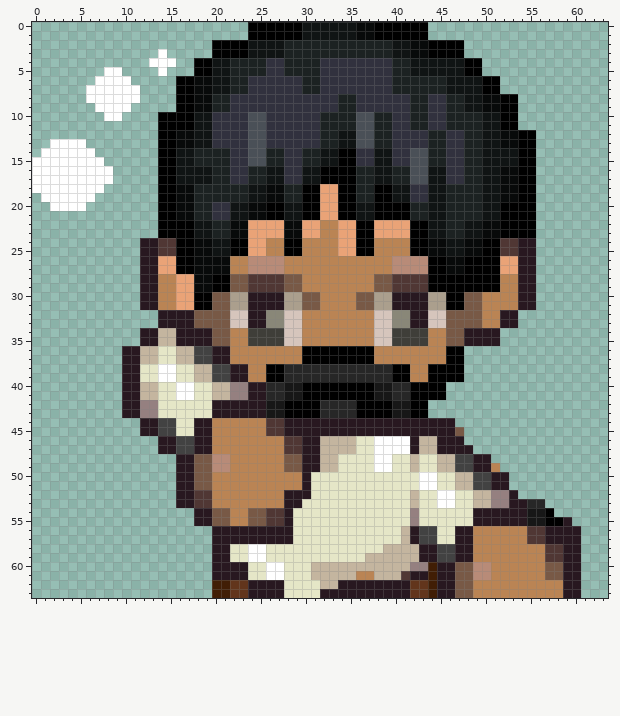
Edited in one commit: pixel-art sprite (game/assets/actors/portraits/Philippos_large_awake_thinking.png). That is the earlier state.
The file is 64x64 pixels. Colours within 5 levels of each other are drawn and written as one.
After the commit:
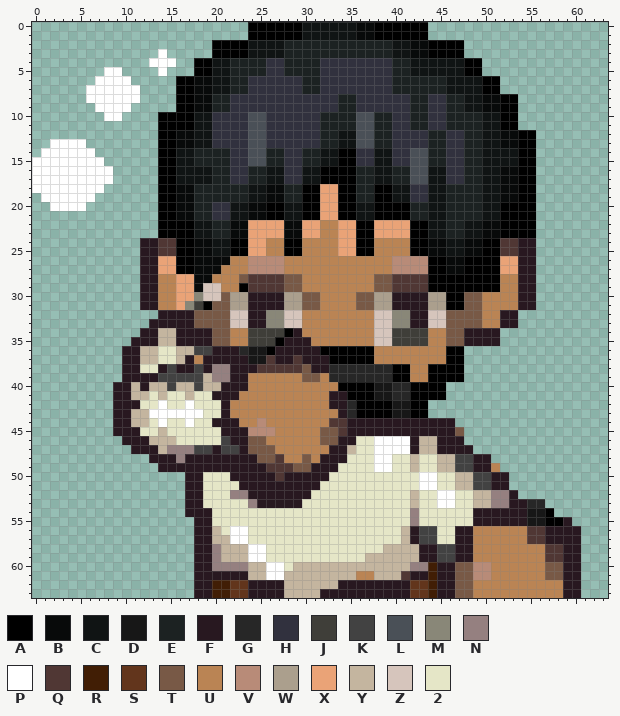
Palette (. is transparent): A #000000  B #080a0a  C #101414  D #171717  E #1c2222  F #281820  G #272727  H #31313e  J #3f3e39  K #424242  L #4a5057  M #898778  N #958080  P #ffffff  Q #503734  R #411e05  S #62351c  T #785946  U #ba8454  V #b88b78  W #ab9f8d  X #eaa377  Y #c4b59f  Z #d6c5bc  2 #e5e6c7
What changed:
@@ x 7..37 @@
 26 .....FFXXAABBBBUUVVVVUUUUUUUUUU
-27 .....FFXXAABBBBUUVVVVUUUUUUUUUU
-28 .....FFUUXXBBAATTQQQQTTUUUUUUUU
-29 .....FFUUXXBBAATTQQQQTTUUUUUUUU
-30 .....FFUUXXAATTWWFFFFWWTTUUUUTT
-31 .....FFUUXXAATTWWFFFFWWTTUUUUTT
+27 .....FFXXAABBBUUUVVVVUUUUUUUUUU
+28 .....FFUUXXBBUUUTQQQQTTUUUUUUUU
+29 .....FFUUXXBZZUUAQQQQTTUUUUUUUU
+30 .....FFUUXXMZZTWWFFFFWWTTUUUUTT
+31 .....FFUUXMJATTWWFFFFWWTTUUUUTT
 32 .......FFFFTTTTZZFFMMZZUUUUUUUU
-33 .......FFFFTTTTZZFFMMZZUUUUUUUU
-34 .....FFYYFFFFTTUUJJJJZZUUUUUUUU
-35 .....FFYYFFFFTTUUJJJJZZUUUUUUUU
-36 ...FFYY22YYKKFFUUUUUUUUAAAAAAAA
-37 ...FFYY22YYKKFFUUUUUUUUAAAAAAAA
-38 ...FF22PP22YYKKFFUUAAGGGGGGGGGG
-39 ...FF22PP22YYKKFFUUAAGGGGGGGGGG
-40 ...FFYY22PP22YYNNFFGGDDAAAAAAAA
-41 ...FFYY22PP22YYNNFFGGDDAAAAAAAA
-42 ...FFNN222222FFFFFFDDAAAAGGGGAA
-43 ...FFNN222222FFFFFFDDAAAAGGGGAA
-44 .....FFKK22FFUUUUUUQQFFFFFFFFFF
-45 .....FFKK22FFUUUUUUQQFFFFFFFFFF
-46 .......FFKKFFUUUUUUUUQQFFYYYY22
-47 .......FFKKFFUUUUUUUUQQFFYYYY22
-48 .........FFTTVVUUUUUUTTFFYY2222
-49 .........FFTTVVUUUUUUTTFFYY2222
-50 .........FFTTUUUUUUUUUUF2222222
-51 .........FFTTUUUUUUUUUUF2222222
-52 .........FFQQUUUUUUUUFFF2222222
-53 .........FFQQUUUUUUUUFF22222222
-54 ...........FFTTUUTTQQF222222222
-55 ...........FFTTUUTTQQF222222222
-56 .............FFFFFFFFF222222222
-57 .............FFFFFFFFF222222222
-58 .............FF22PP222222222222
-59 .............FF22PP22222222222Y
-60 .............FFFF22PP222YYYYYYY
-61 .............FFFF22PP222YYYYYUU
-62 .............RRSSFFFF2222YYFFFF
-63 .............RRSSFFFF2222FFFFFF
+33 ......FFFFFTTTTZZFFMMZZUUUUUUUU
+34 .....FFYYFFFFTTUUJJJJAFUUUUUUUU
+35 ....FFFYYFFFFTTUUJJJAFFFUUUUUUU
+36 ...FFYY22YYKKFFFGDDAFFFFFAAAAAA
+37 ...FFYY22YFUFFFFFDDQFFQFFFAAAAA
+38 ...FF22FKFFKFNNFFFQQQQQTFFGGGGG
+39 ...FFFFKKKKKYNNFFUUUUUUTTUGGGGG
+40 ..FFYFYYKYYKYYFFFUUUUUUUUUUAAAA
+41 ..FFYY2Y22Y22FFFUUUUUUUUUUFFAAA
+42 ..FFF22P22P222FUUUUUUUUUUUFFGAA
+43 ..FFYYPPPPPP22FUUUUUUUUUUUUFGAA
+44 ..FFYY2P22P22FFFUUVUUUUUUUQQFFF
+45 ..FFF22Y222222FFFVVVUUUUUTTQFFF
+46 ...FFFYYY22222KFFTTUUUUUUTTFF22
+47 ....FFFYNNNKKFKKFTTTUUUUUUFFY22
+48 ......FFFNFFFFFFFFTTQUUTUFFF222
+49 .......FFFFFFFFFFFFQQQTTFFF2222
+50 ..........FF222FFFFFQFFFFF22222
+51 ..........FF2222FFFFFFFFF222222
+52 ..........FF222NNFFFFFFF2222222
+53 ..........FF22222NFFFFF22222222
+54 ..........FFF222222222222222222
+55 ...........FF222222222222222222
+56 ...........FFY2PP22222222222222
+57 ...........FFYYPP22222222222222
+58 ...........FFNYYYPP222222222222
+59 ...........FFNYYYPP22222222222Y
+60 ...........FFNNNNYYPP2YYYYYYYYY
+61 ...........FFFFFFYYPPYYYYYYYYUU
+62 ...........FFRRSSFFFFYYYYYYFFFF
+63 ...........FFRRSSFFFFYYYYFFFFFF
Pixel boxes of the changes (left, top, right, bottom) in both pictures:
changed: (113, 265, 356, 598)
